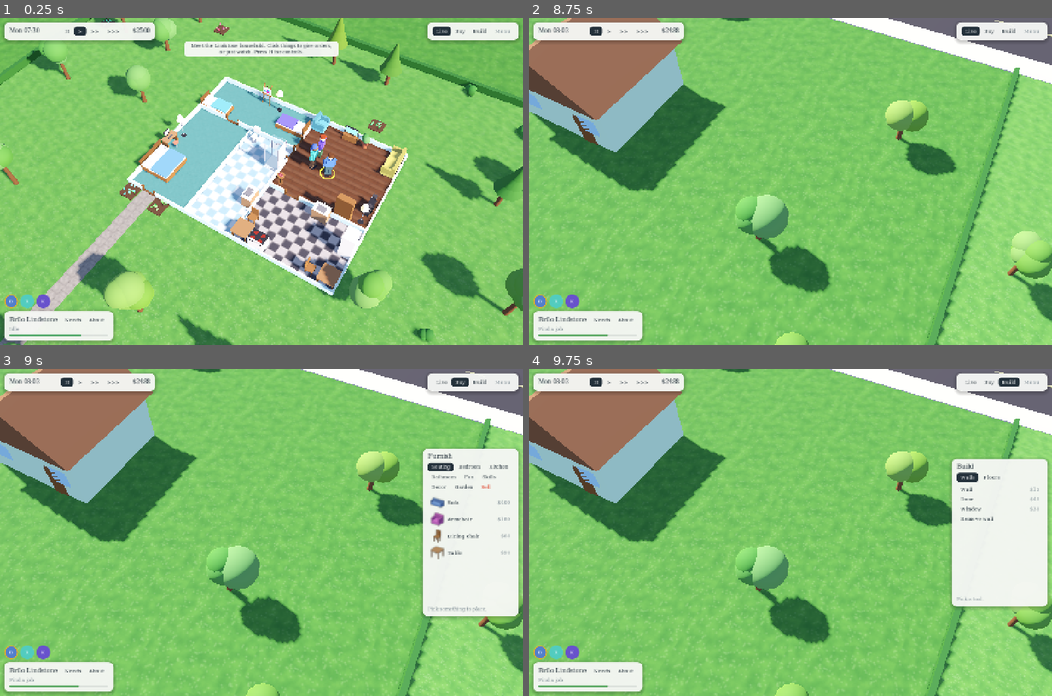
Above: before the commit, frames 1-4 (two rows, left to right).
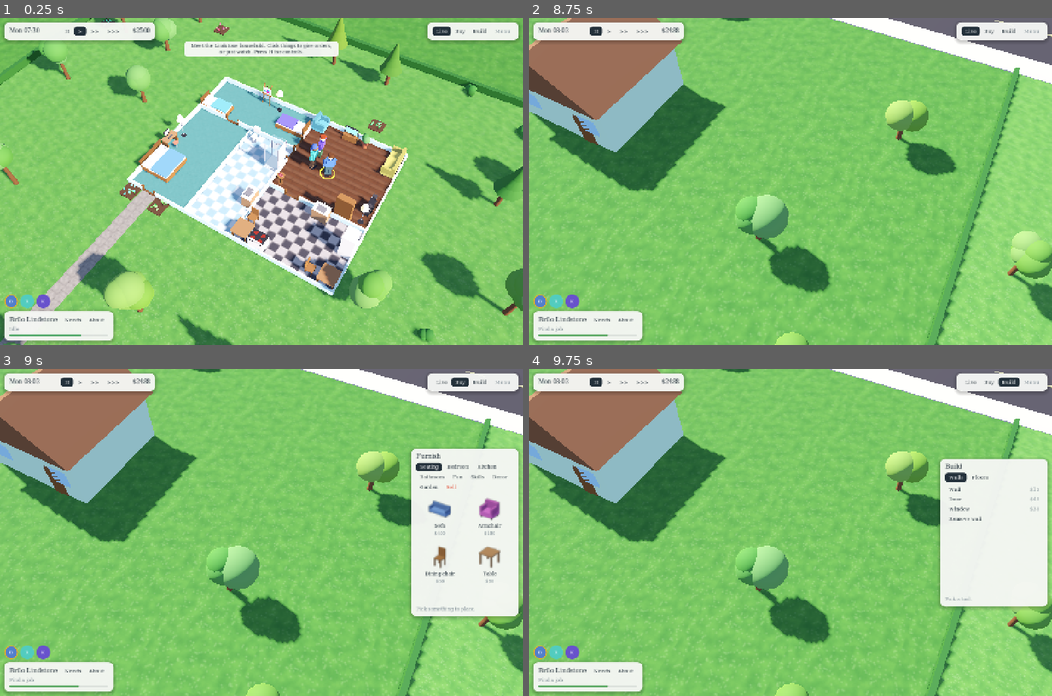
Above: after the commit, the same moments.

Repository: qmzpalgh/the-people
Game: Godot game, scene res://main.tscn
Same seed, same stepped clock (60 frames per second), same inputs: the game is played once before the commit and once after it.
Inputs (mouse positions are in pixels of both pictures, inside the frame that each line leads up to):
- Up to frame 1 (0.25 s): no input
- Up to frame 2 (8.75 s): click "II" at 0.5 s; click ">" at 1.25 s; click ">>" at 2 s; tap Enter at 2.75 s; move the mouse to (905, 165) at 2.77 s; hold D 2.78-3.5 s; hold E 2.78-3.5 s; click (905, 165) at 2.92 s; tap Space at 3.02, 6.77 s; drag from (685, 197) to (764, 246) at 3.52 s; click ">>>" at 4.25 s; move the mouse to (842, 109) at 5.02 s; hold D 5.03-5.75 s; hold E 5.03-5.75 s; click (842, 109) at 5.17 s; drag from (764, 246) to (633, 132) at 5.77 s; move the mouse to (947, 230) at 6.52 s; hold A 6.53-7.25 s; hold E 6.53-7.25 s; tap 2 at 6.6 s; click (947, 230) at 6.67 s; tap Escape at 7.15 s; drag from (633, 132) to (712, 99) at 7.27 s; click "Live" at 8 s
- Up to frame 3 (9 s): click "Buy" at 8.75 s
- Up to frame 4 (9.75 s): click "Build" at 9.5 s

Frames 1-2 are identical in both runs. In frame 3, 3.0% of the frame differs, in the area x 78-98%, y 24-77%; in frame 4, 1.5%.

Commit message:
H3: Show the Buy catalogue as a grid of tiles
Buy items are now two-column tiles: a 64 px picture on top, the name
under it and the price under that in MUTED. Tiles keep the _seg look
(clear, light ink on hover, ink with white text when selected) and grey
as rows did, switched in refresh(). item_btns still maps each kind to its
tile. The side panel is 268 px wide in both modes, so it does not jump
when switching between Buy and Build; Build keeps its rows.

Co-Authored-By: Claude Opus 5.5 <noreply@anthropic.com>

Diff:
--- a/scripts/ui.gd
+++ b/scripts/ui.gd
@@ -52,8 +52,9 @@
 var tool_btns := {}
 var cat := "Seating"
 var build_tab := "Walls"
-## Side of a catalogue row's thumbnail, in pixels.
+## Side of a thumbnail on a row and on a catalogue tile, in pixels.
 const PIC := 40
+const TILE_PIC := 64
 var thumbs: Thumbs
 var toasts: VBoxContainer
 var menu: PopupMenu
@@ -136,7 +137,7 @@
 	_place(side, Control.PRESET_CENTER_RIGHT, -12, 0)
 	var sv := VBoxContainer.new()
 	sv.add_theme_constant_override("separation", 8)
-	sv.custom_minimum_size.x = 236
+	sv.custom_minimum_size.x = 268
 	side.add_child(sv)
 	side_title = _label(sv, "", 17)
 	cat_box = HFlowContainer.new()
@@ -479,10 +480,14 @@
 		sb.add_theme_font_size_override("font_size", 13)
 		sb.add_theme_color_override("font_color", WARN)
 		if not game.sell:
+			var grid := GridContainer.new()
+			grid.columns = 2
+			grid.add_theme_constant_override("h_separation", 6)
+			grid.add_theme_constant_override("v_separation", 6)
+			list_box.add_child(grid)
 			for k in Defs.OBJECTS:
-				var d: Dictionary = Defs.OBJECTS[k]
-				if d["cat"] == cat:
-					item_btns[k] = _row(d["name"], "$%d" % d["price"], game.set_buy.bind(k), null, thumbs.object(k))
+				if Defs.OBJECTS[k]["cat"] == cat:
+					item_btns[k] = _tile(grid, k)
 	elif game.mode == "build":
 		side_title.text = "Build"
 		for c in ["Walls", "Floors"]:
@@ -546,6 +551,32 @@
 		b.add_theme_color_override(c, Color.WHITE)
 	b.add_theme_color_override("icon_disabled_color", Color(1, 1, 1, 0.5))
 	b.texture_filter = CanvasItem.TEXTURE_FILTER_LINEAR_WITH_MIPMAPS
+
+
+## A catalogue tile: the object's picture on top, its name under it and the price under
+## that. Selecting and greying work as for a row.
+func _tile(parent: Node, kind: String) -> Button:
+	var d: Dictionary = Defs.OBJECTS[kind]
+	var b := _seg(parent, d["name"], game.set_buy.bind(kind))
+	_pic(b, thumbs.object(kind))
+	b.add_theme_constant_override("icon_max_width", TILE_PIC)
+	b.icon_alignment = HORIZONTAL_ALIGNMENT_CENTER
+	b.vertical_icon_alignment = VERTICAL_ALIGNMENT_TOP
+	b.alignment = HORIZONTAL_ALIGNMENT_CENTER
+	b.size_flags_horizontal = Control.SIZE_EXPAND_FILL
+	b.add_theme_font_size_override("font_size", 13)
+	for st in [["normal", Color(0, 0, 0, 0)], ["disabled", Color(0, 0, 0, 0)], ["hover", Color(INK, 0.08)],
+			["pressed", INK], ["hover_pressed", INK]]:
+		var sb := _sb(st[1], 10, 6, 8)
+		sb.content_margin_bottom = 26
+		b.add_theme_stylebox_override(st[0], sb)
+	var l := _label(b, "$%d" % d["price"], 12)
+	l.add_theme_color_override("font_color", MUTED)
+	l.horizontal_alignment = HORIZONTAL_ALIGNMENT_CENTER
+	l.set_anchors_and_offsets_preset(Control.PRESET_BOTTOM_WIDE)
+	l.offset_top = -26
+	l.offset_bottom = -8
+	return b
 
 
 ## The text after `key` in a TP_UI string, up to the next comma or space ("cat:Fun" gives "Fun").
